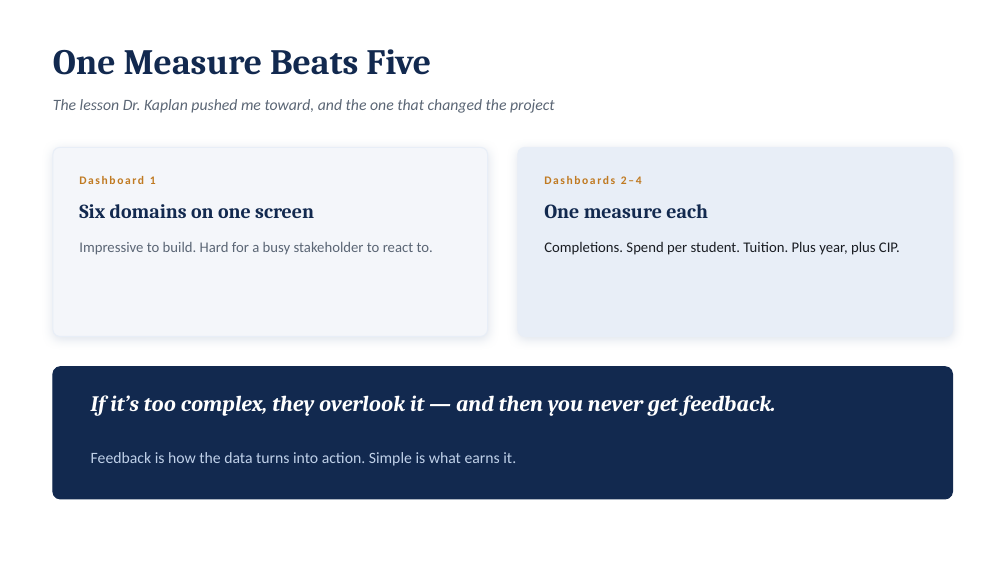
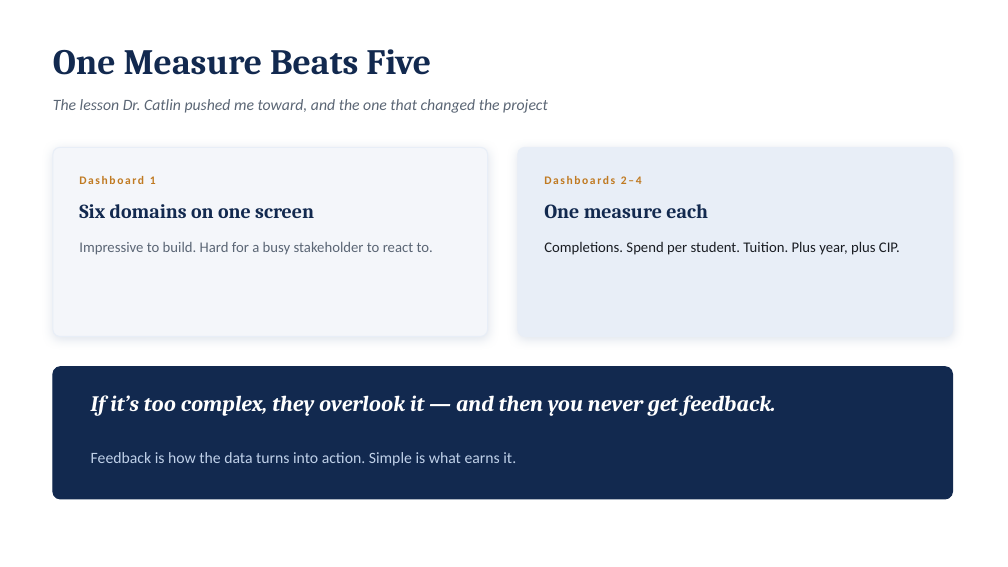
Before and after one commit to anfelder613/anfelder613.github.io, a slide deck: slide 10 of capstone/Capstone-Presentation-Felder.pptx. Drawn at 1008x567 pixels with LibreOffice and Linux fonts; fonts in the diff are those of the drawing. Boxes give left, top, right and bottom in pixels: in the first picture for what was removed or moved away, otherwise in the second. Text is boxed around its words. In the diff, an @@ line names an element or a change of style, - is before the commit and + after.

```diff
--- a/capstone/Capstone-Presentation-Felder.pptx
+++ b/capstone/Capstone-Presentation-Felder.pptx
@@ text at bbox=[53, 99, 548, 113]: text changed @@
-The lesson Dr. Kaplan pushed me toward, and the one that changed the project
+The lesson Dr. Catlin pushed me toward, and the one that changed the project
```
